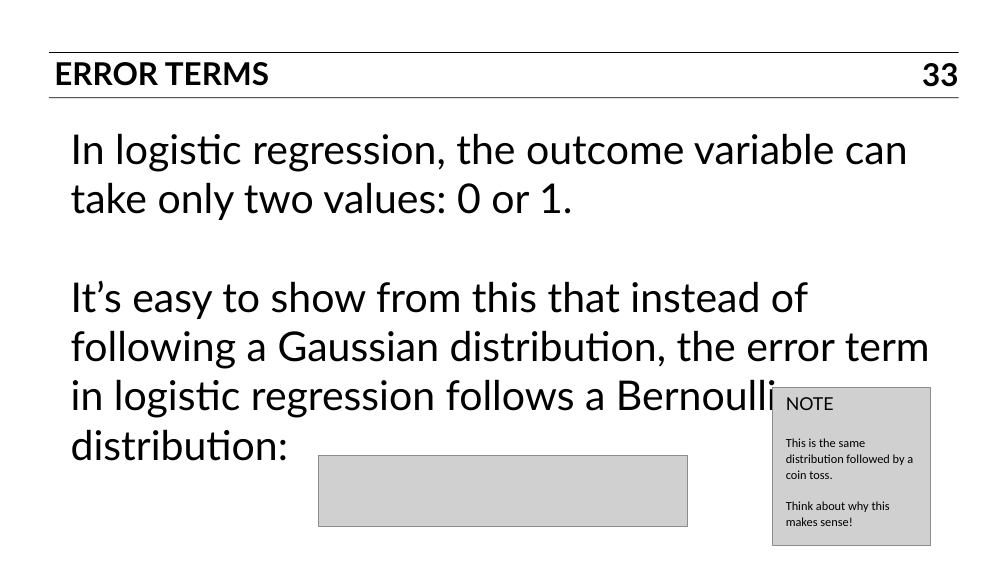
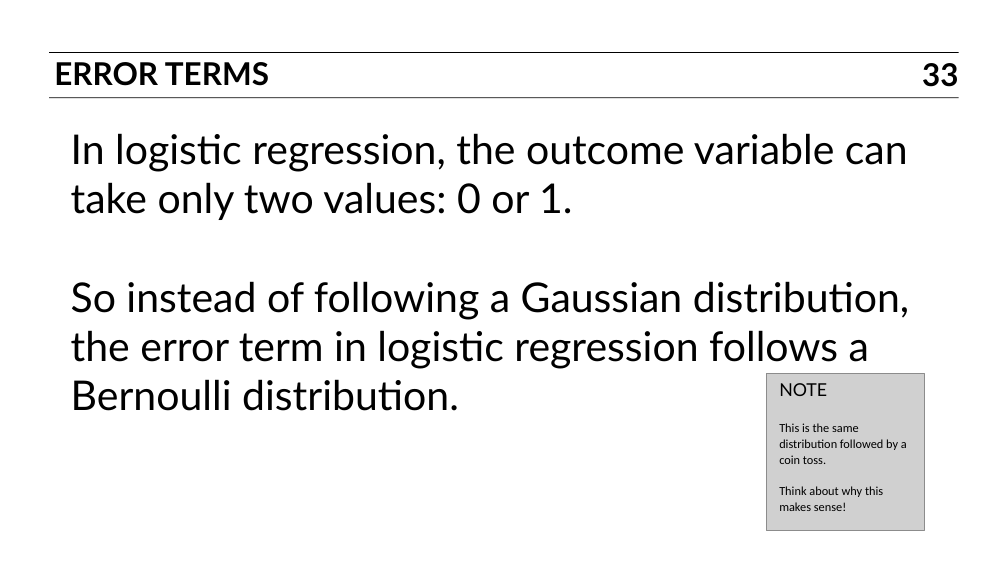
Before and after one commit to ajschumacher/gadsdc, a slide deck: slide 33 of 09-logistic/slides.pptx. Drawn at 1008x566 pixels with LibreOffice and Linux fonts; fonts in the diff are those of the drawing; grey boxes stand for pictures. Boxes give left, top, right and bottom in pixels: in the first picture for what was removed or moved away, otherwise in the second. Text is boxed around its words. In the diff, an @@ line names an element or a change of style, - is before the commit and + after.

Commit message:
fix strange Bernoulli

```diff
--- a/09-logistic/slides.pptx
+++ b/09-logistic/slides.pptx
@@ text at bbox=[71, 281, 909, 411]: text changed @@
-It’s easy to show from this that instead of following a Gaussian distribution, the error term in logistic regression follows a Bernoulli distribution:
+So instead of following a Gaussian distribution, the error term in logistic regression follows a Bernoulli distribution.
@@ 2 texts, 1 picture: place and size @@
-2 texts, 1 picture at bbox=[773, 388, 930, 545]
+2 texts, 1 picture at bbox=[767, 373, 924, 531]
@@ picture removed at bbox=[319, 455, 688, 526] @@
```
Also in this commit, not shown: 2 other slides changed.
